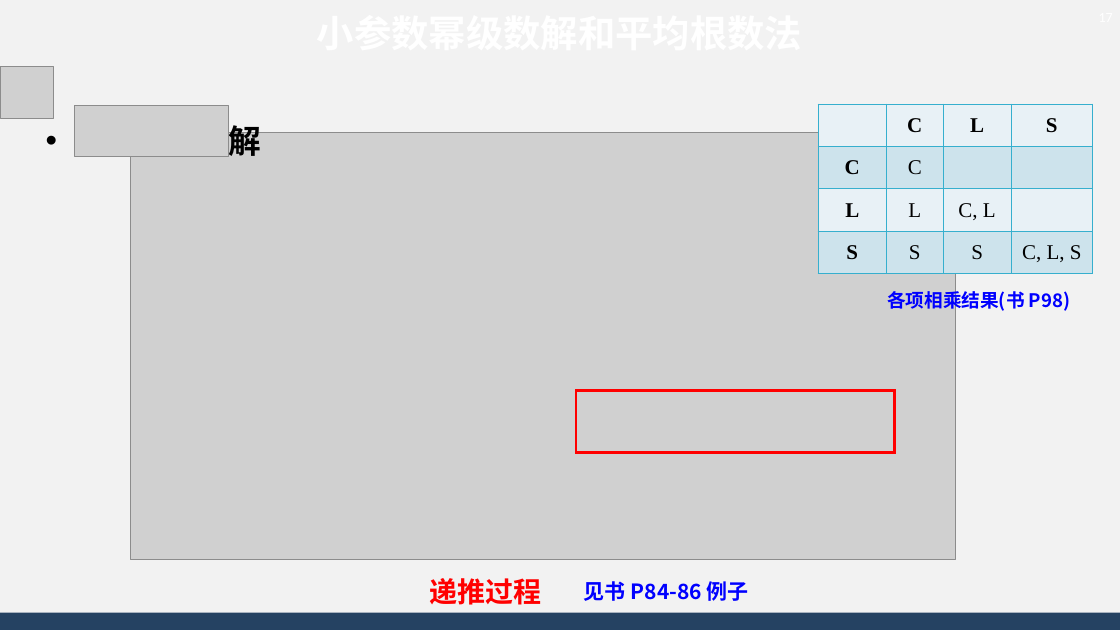
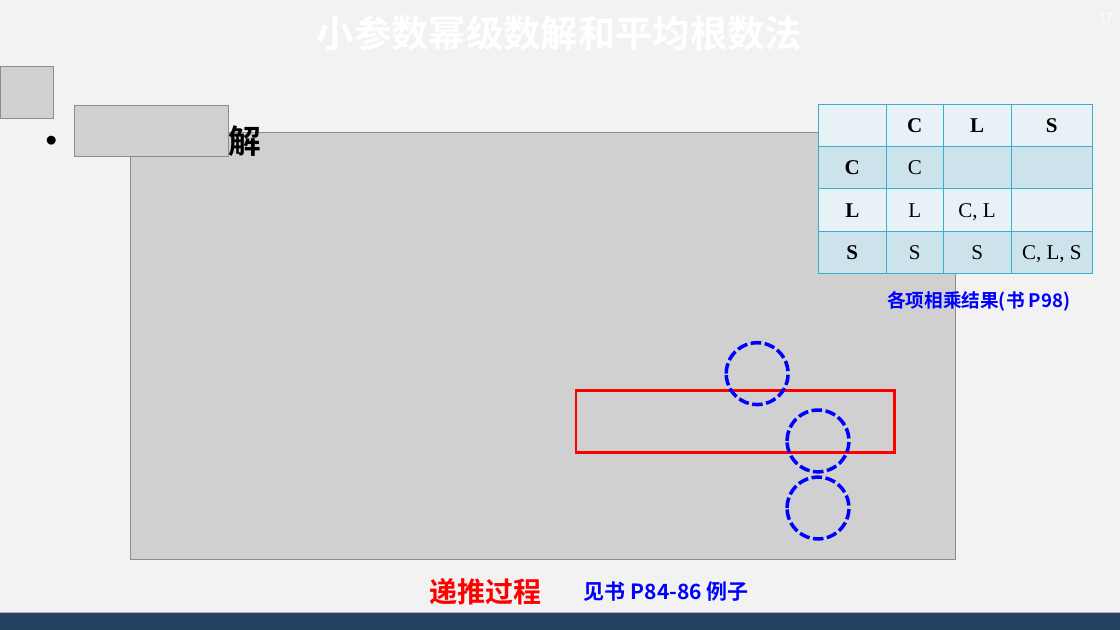
Before and after one commit to AsBackup/DAOSSA, a slide deck: slide 17 of 08 受摄二体问题.pptx. Drawn at 1120x630 pixels with LibreOffice and Linux fonts; fonts in the diff are those of the drawing; grey boxes stand for pictures; background and template pictures are left out. Boxes give left, top, right and bottom in pixels: in the first picture for what was removed or moved away, otherwise in the second. Text is boxed around its words. In the diff, an @@ line names an element or a change of style, - is before the commit and + after.

Commit message:
update 08

```diff
--- a/08 受摄二体问题.pptx
+++ b/08 受摄二体问题.pptx
@@ ellipse added at [727, 343, 789, 405], outline #0000FF 3 pt dashed @@
@@ ellipse added at [787, 410, 849, 472], outline #0000FF 3 pt dashed @@
@@ ellipse added at [787, 477, 849, 539], outline #0000FF 3 pt dashed @@
```
Also in this commit, not shown: 1 other slide changed.
